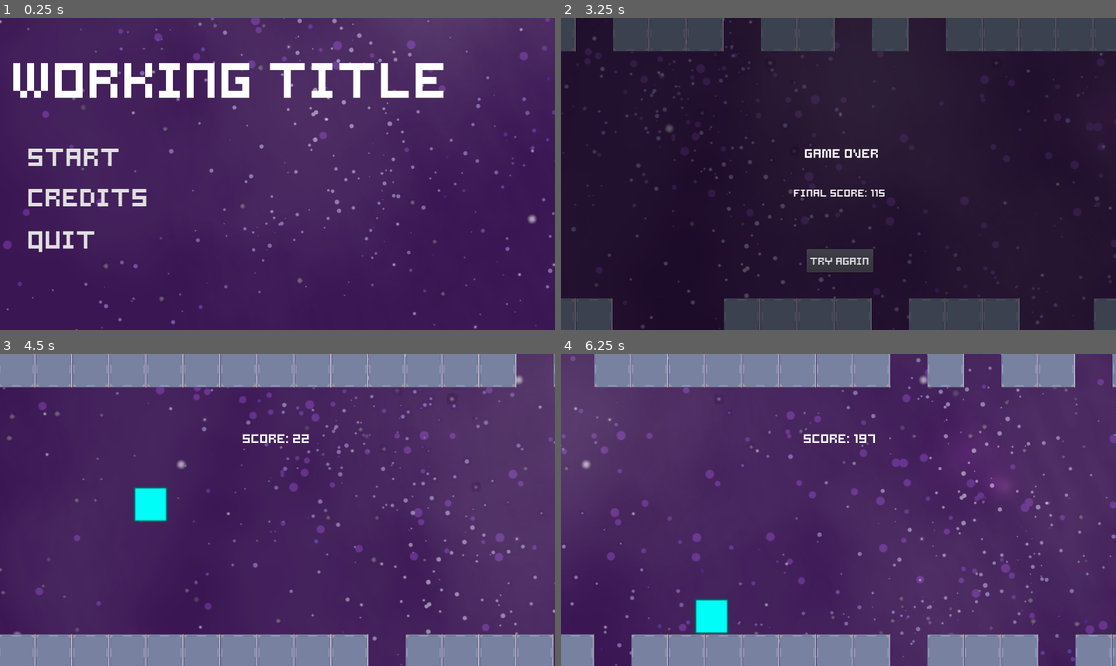
Above: before the commit, frames 1-4 (two rows, left to right).
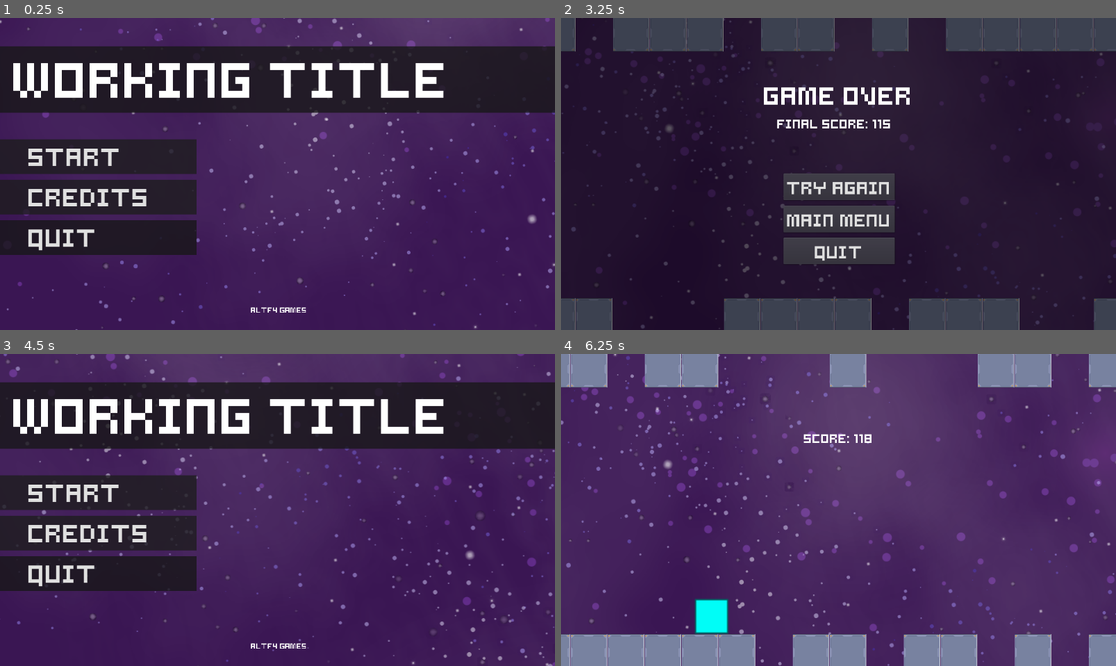
Above: after the commit, the same moments.

Repository: KDreynolds/godotgame
Game: Godot game, scene res://Scenes/StartScreen.tscn
Same seed, same stepped clock (60 frames per second), same inputs: the game is played once before the commit and once after it.
Inputs (mouse positions are in pixels of both pictures, inside the frame that each line leads up to):
- Up to frame 1 (0.25 s): no input
- Up to frame 2 (3.25 s): click "CREDITS" (after the commit: "credits") at 0.5 s; click "BACK" at 1.25 s; click "Start" at 2 s; tap Enter (ui_accept) at 2.75, 2.85, 3.02 s; move the mouse to (960, 158) at 2.77 s
- Up to frame 3 (4.5 s): tap Enter (ui_accept) at 3.32 s; click (277, 553) at 3.5 s, where only the run after the commit has a clickable "Main Menu"; click (277, 597) at 4.25 s, where only the run before the commit has a clickable "Try Again"
- Up to frame 4 (6.25 s): click (644, 491) at 5 s, where only the run after the commit has a clickable "Start"; move the mouse to (727, 525) at 5.77 s; tap Enter (ui_accept) at 5.85, 6.02 s

The runs differ from the first frame. In frame 1, 28% of the frame differs, in the area x 0-100%, y 8-95%; in frame 2, 6.3%; in frame 3, 56%, in the area x 0-100%, y 0-100%; in frame 4, 18%.

Commit message:
Add files via upload
added hover effect to main menu buttons

Diff:
--- a/Endless_Runner_3.5/Scenes/Game.tscn
+++ b/Endless_Runner_3.5/Scenes/Game.tscn
@@ -84,11 +84,10 @@
 script = ExtResource( 7 )
 
 [node name="GameOverLabel" type="Label" parent="UI/GameOverScreen"]
-margin_left = 422.0
-margin_top = 218.0
-margin_right = 542.0
-margin_bottom = 277.0
-rect_scale = Vector2( 0.5, 0.5 )
+margin_left = 258.0
+margin_top = 78.0
+margin_right = 703.0
+margin_bottom = 186.0
 size_flags_vertical = 5
 custom_fonts/font = ExtResource( 13 )
 text = "Game Over"
@@ -96,19 +95,45 @@
 valign = 1
 
 [node name="FinalScoreLabel" type="Label" parent="UI/GameOverScreen"]
-margin_left = 403.0
-margin_top = 289.0
-margin_right = 562.0
-margin_bottom = 360.0
+margin_left = 374.0
+margin_top = 167.0
+margin_right = 587.0
+margin_bottom = 241.0
+rect_scale = Vector2( 0.5, 0.5 )
+custom_fonts/font = ExtResource( 13 )
 
 [node name="RetryButton" type="Button" parent="UI/GameOverScreen"]
 pause_mode = 2
-margin_left = 425.0
-margin_top = 400.0
-margin_right = 535.0
-margin_bottom = 440.0
+margin_left = 385.0
+margin_top = 269.0
+margin_right = 660.0
+margin_bottom = 335.0
+rect_scale = Vector2( 0.7, 0.7 )
+custom_fonts/font = ExtResource( 13 )
 action_mode = 0
 text = "Try Again"
+
+[node name="MainMenuButton" type="Button" parent="UI/GameOverScreen"]
+pause_mode = 2
+margin_left = 385.0
+margin_top = 325.0
+margin_right = 660.0
+margin_bottom = 391.0
+rect_scale = Vector2( 0.7, 0.7 )
+custom_fonts/font = ExtResource( 13 )
+action_mode = 0
+text = "Main Menu"
+
+[node name="QuitButtonGOScreen" type="Button" parent="UI/GameOverScreen"]
+pause_mode = 2
+margin_left = 385.0
+margin_top = 380.0
+margin_right = 660.0
+margin_bottom = 446.0
+rect_scale = Vector2( 0.7, 0.7 )
+custom_fonts/font = ExtResource( 13 )
+action_mode = 0
+text = "QUIT"
 
 [node name="Background" type="ParallaxBackground" parent="."]
 scroll_offset = Vector2( 1, 0 )
--- a/Endless_Runner_3.5/Scenes/StartScreen.tscn
+++ b/Endless_Runner_3.5/Scenes/StartScreen.tscn
@@ -1,11 +1,14 @@
-[gd_scene load_steps=7 format=2]
+[gd_scene load_steps=9 format=2]
 
 [ext_resource path="res://Scripts/start_screen.gd" type="Script" id=1]
 [ext_resource path="res://dynamicfont.tres" type="DynamicFont" id=2]
+[ext_resource path="res://Scripts/hover.gd" type="Script" id=3]
 [ext_resource path="res://Assets/T_PurpleBackground_Version1_Layer1.png" type="Texture" id=5]
 [ext_resource path="res://Assets/T_PurpleBackground_Version1_Layer4.png" type="Texture" id=6]
 [ext_resource path="res://Assets/T_PurpleBackground_Version1_Layer3.png" type="Texture" id=7]
 [ext_resource path="res://Assets/T_PurpleBackground_Version1_Layer2.png" type="Texture" id=8]
+
+[sub_resource type="StyleBoxFlat" id=1]
 
 [node name="StartScreen" type="ColorRect"]
 anchor_right = 1.0
@@ -14,7 +17,7 @@
 margin_bottom = -540.0
 script = ExtResource( 1 )
 
-[node name="TextureRect" type="RichTextLabel" parent="."]
+[node name="GameTitle" type="RichTextLabel" parent="."]
 margin_left = 23.0
 margin_top = 42.0
 margin_right = 490.0
@@ -24,25 +27,27 @@
 bbcode_text = "[font=res://dynamicfont.tres]Working Title[/font]"
 text = "Working Title"
 
+[node name="StudioName" type="RichTextLabel" parent="."]
+margin_left = 434.0
+margin_top = 496.0
+margin_right = 809.0
+margin_bottom = 591.0
+rect_scale = Vector2( 0.3, 0.3 )
+bbcode_enabled = true
+bbcode_text = "[font=res://dynamicfont.tres]Altf4 games[/font]"
+text = "Altf4 games"
+
 [node name="StartButton" type="Button" parent="."]
 margin_left = 43.0
 margin_top = 205.0
 margin_right = 239.0
 margin_bottom = 271.0
 custom_fonts/font = ExtResource( 2 )
+custom_styles/hover = SubResource( 1 )
 text = "Start"
 flat = true
 align = 0
 icon_align = 1
-
-[node name="QuitButton" type="Button" parent="."]
-margin_left = 43.0
-margin_top = 348.0
-margin_right = 175.0
-margin_bottom = 414.0
-custom_fonts/font = ExtResource( 2 )
-text = "QUIT"
-flat = true
 
 [node name="CreditsButton" type="Button" parent="."]
 margin_left = 43.0
@@ -50,8 +55,29 @@
 margin_right = 265.0
 margin_bottom = 341.0
 custom_fonts/font = ExtResource( 2 )
-text = "CREDITS"
+custom_styles/hover = SubResource( 1 )
+text = "credits"
 flat = true
+align = 0
+icon_align = 1
+__meta__ = {
+"_editor_description_": ""
+}
+
+[node name="QuitButton" type="Button" parent="."]
+margin_left = 43.0
+margin_top = 345.0
+margin_right = 265.0
+margin_bottom = 341.0
+custom_fonts/font = ExtResource( 2 )
+custom_styles/hover = SubResource( 1 )
+text = "quit"
+flat = true
+align = 0
+icon_align = 1
+__meta__ = {
+"_editor_description_": ""
+}
 
 [node name="Background" type="ParallaxBackground" parent="."]
 scroll_offset = Vector2( 1, 0 )
@@ -84,3 +110,41 @@
 
 [node name="Image4" type="Sprite" parent="Background/Layer4"]
 texture = ExtResource( 6 )
+
+[node name="TitleBannerBackground" type="ColorRect" parent="."]
+show_behind_parent = true
+margin_left = -14.0
+margin_top = 49.0
+margin_right = 982.0
+margin_bottom = 164.0
+color = Color( 0.0901961, 0.0901961, 0.0901961, 0.784314 )
+
+[node name="CreditsHover" type="ColorRect" parent="."]
+show_behind_parent = true
+margin_left = -10.0
+margin_top = 280.0
+margin_right = 340.0
+margin_bottom = 340.0
+mouse_filter = 2
+color = Color( 0.113725, 0.113725, 0.113725, 0.784314 )
+script = ExtResource( 3 )
+
+[node name="QuitHover" type="ColorRect" parent="."]
+show_behind_parent = true
+margin_left = -10.0
+margin_top = 350.0
+margin_right = 340.0
+margin_bottom = 410.0
+mouse_filter = 2
+color = Color( 0.0901961, 0.0901961, 0.0901961, 0.784314 )
+script = ExtResource( 3 )
+
+[node name="StartHover" type="ColorRect" parent="."]
+show_behind_parent = true
+margin_left = -10.0
+margin_top = 210.0
+margin_right = 340.0
+margin_bottom = 270.0
+mouse_filter = 2
+color = Color( 0.113725, 0.113725, 0.113725, 0.784314 )
+script = ExtResource( 3 )
--- a/Endless_Runner_3.5/Scripts/Player.gd
+++ b/Endless_Runner_3.5/Scripts/Player.gd
@@ -2,6 +2,7 @@
 
 export var speed = 500
 export var jump_force = 500
+export var jump_threshold = 0
 var velocity = Vector2.ZERO
 var gravity = 20
 var on_ceiling = false
@@ -61,9 +62,10 @@
 		gravity = -20  # Reverse gravity
 		on_ceiling = true
 	elif on_ceiling and is_touching_ceiling:
-		velocity.y = jump_force
-		gravity = 20  # Restore gravity
-		on_ceiling = false
+		if global_position.y > jump_threshold:  # Check if the player is below the threshold
+			velocity.y = jump_force
+			gravity = 20  # Restore gravity
+			on_ceiling = false
 
 
 func update_score_label():
--- a/Endless_Runner_3.5/Scripts/game_over_screen.gd
+++ b/Endless_Runner_3.5/Scripts/game_over_screen.gd
@@ -2,17 +2,15 @@
 
 onready var final_score_label = $FinalScoreLabel
 onready var retry_button = $RetryButton
+onready var main_menu_button = $MainMenuButton
+onready var quit_button_game_over_screen = $QuitButtonGOScreen
 var custom_font
 
 func _ready():
-	custom_font = DynamicFont.new()
-	custom_font.font_data = load("res://Samson.ttf")
-	custom_font.size = 24  # Set the desired font size
-
-	final_score_label.add_font_override("font", custom_font)
-	retry_button.add_font_override("font", custom_font)
 	hide()
 	retry_button.connect("pressed", self, "_on_retry_button_pressed")
+	main_menu_button.connect("pressed", self, "_on_main_menu_button_pressed")
+	quit_button_game_over_screen.connect("pressed", self, "_on_quit_button_game_over_screen_pressed")
 
 func show_final_score(score):
 	final_score_label.text = "Final Score: %d" % score
@@ -23,3 +21,10 @@
 	get_tree().paused = false
 	get_node("/root/Game/Player").reset_speed()
 	get_node("/root/Game/UI/ScoreContainer/ScoreLabel").visible = true
+
+func _on_main_menu_button_pressed():
+	get_tree().change_scene("res://Scenes/StartScreen.tscn")
+	get_tree().paused = false
+
+func _on_quit_button_game_over_screen_pressed():
+	get_tree().quit()
--- /dev/null
+++ b/Endless_Runner_3.5/Scripts/hover.gd
@@ -0,0 +1,13 @@
+extends ColorRect
+
+export var hover_size = Vector2(600, 60)
+var original_size = Vector2(350, 60)
+
+func _ready():
+	original_size = rect_size
+
+func _on_mouse_entered():
+	rect_size = hover_size
+
+func _on_mouse_exited():
+	rect_size = original_size
--- a/Endless_Runner_3.5/Scripts/start_screen.gd
+++ b/Endless_Runner_3.5/Scripts/start_screen.gd
@@ -6,10 +6,12 @@
 onready var credits_button = $CreditsButton
 onready var quit_button = $QuitButton
 
+
 func _ready():
 	start_button.connect("pressed", self, "_on_start_button_pressed")
 	credits_button.connect("pressed", self, "_on_credits_button_pressed")
 	quit_button.connect("pressed", self, "_on_quit_button_pressed")
+
 
 func _on_start_button_pressed():
 	get_tree().change_scene("res://Scenes/Game.tscn")
Not shown, added: Endless_Runner_3.5/export_presets.cfg
